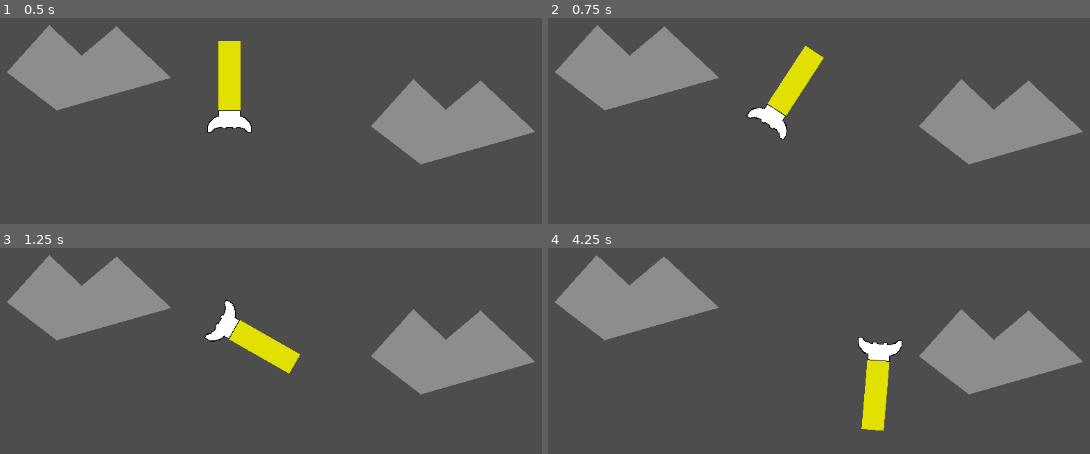
Above: before the commit, frames 1-4 (two rows, left to right).
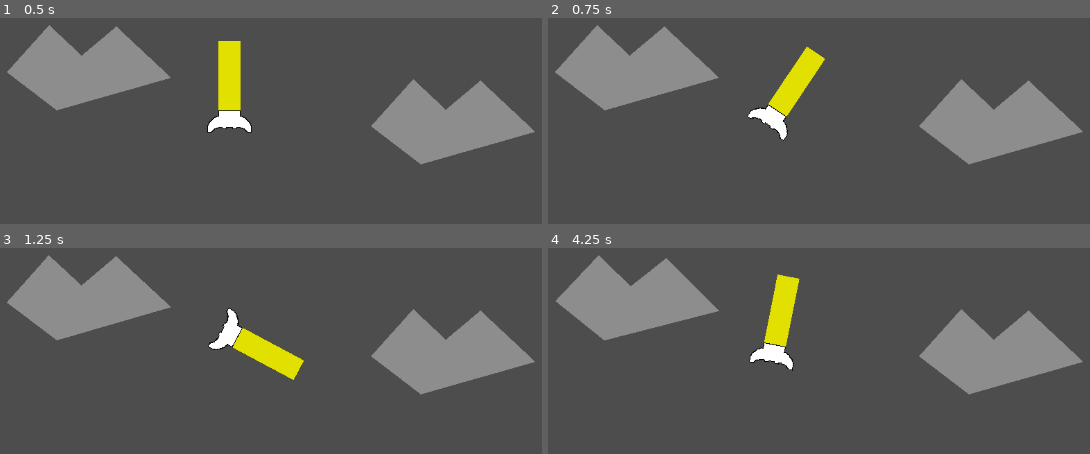
Above: after the commit, the same moments.

Repository: CWmain/SpaceJunkGame
Game: Godot game, scene res://Objects/Test_Scene.tscn
Two runs of this game, one before a commit and one after it. Both use one fixed random seed, a clock stepped at 60 frames per second and the inputs below.
Inputs (mouse positions are in pixels of both pictures, inside the frame that each line leads up to):
- Up to frame 1 (0.5 s): no input
- Up to frame 2 (0.75 s): tap Enter at 0.5 s; move the mouse to (1057, 162) at 0.52 s; hold D (TurnRight) from 0.53 s (still down); click (1057, 162) at 0.6 s
- Up to frame 3 (1.25 s): keep holding D (TurnRight); tap W (Accelerate) at 0.77 s
- Up to frame 4 (4.25 s): move the mouse to (721, 437) at 1.27 s; tap S (Stop) at 1.35, 2.85 s; tap W (Accelerate) at 1.52, 3.02, 3.77 s; move the mouse to (959, 315) at 2.02 s; release D (TurnRight) at 2.03 s; hold A (TurnLeft) 2.03-2.78 s; click (959, 315) at 2.1 s; move the mouse to (outside the picture) at 2.77 s; hold D (TurnRight) from 2.78 s (still down); move the mouse to (outside the picture) at 3.52 s; click (outside the picture) at 3.6 s

Frame 1 is identical in both runs. In frame 2, 0.4% of the frame differs, in the area x 7-52%, y 6-60%; in frame 3, 1.5%; in frame 4, 4.5%, in the area x 1-66%, y 3-89%.

Commit message:
Almost have the spring joint working appropriatly

Diff:
--- a/Objects/Test_Scene.tscn
+++ b/Objects/Test_Scene.tscn
@@ -22,6 +22,13 @@
 
 [node name="PlayerRocket" parent="." instance=ExtResource("4_5qqnx")]
 position = Vector2(-150, -107)
+lock_rotation = true
+
+[node name="DampedSpringJoint2D" type="DampedSpringJoint2D" parent="PlayerRocket"]
+rotation = 3.14159
+node_a = NodePath("..")
+node_b = NodePath("../../Asteroid")
+disable_collision = false
 
 [node name="Asteroid" parent="." instance=ExtResource("4_tsibv")]
 position = Vector2(-385, -145)
@@ -29,8 +36,3 @@
 
 [node name="Asteroid2" parent="." instance=ExtResource("4_tsibv")]
 position = Vector2(140, -67)
-
-[node name="DampedSpringJoint2D" type="DampedSpringJoint2D" parent="."]
-node_a = NodePath("../PlayerRocket")
-node_b = NodePath("../Asteroid")
-disable_collision = false
